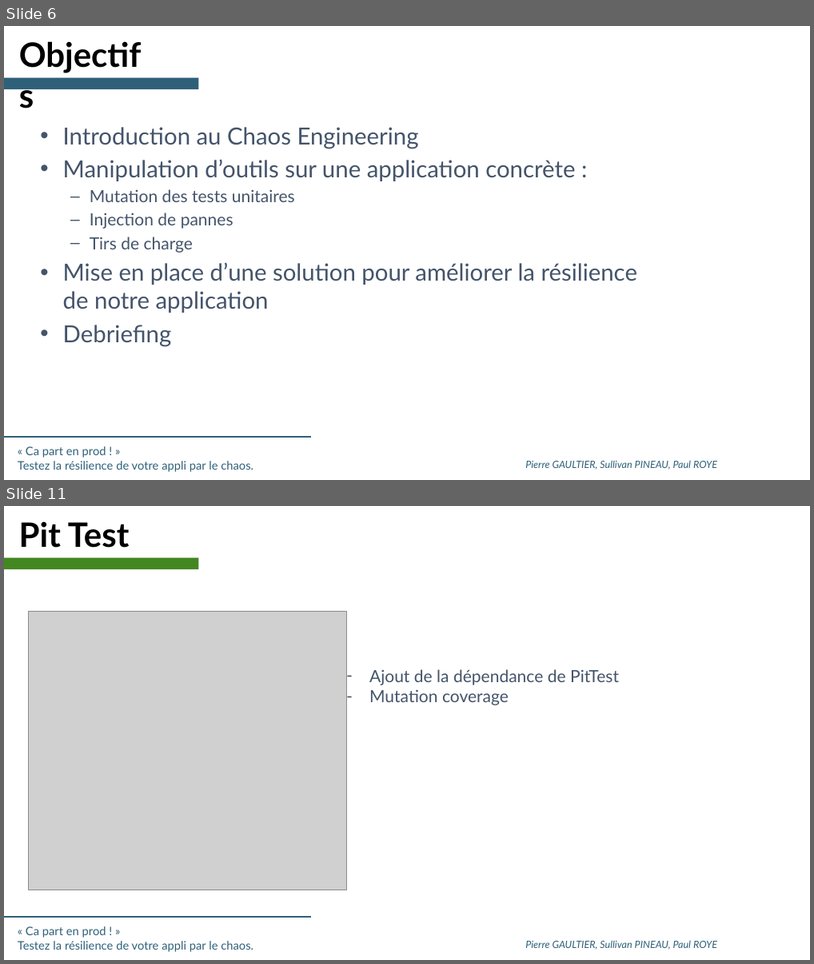
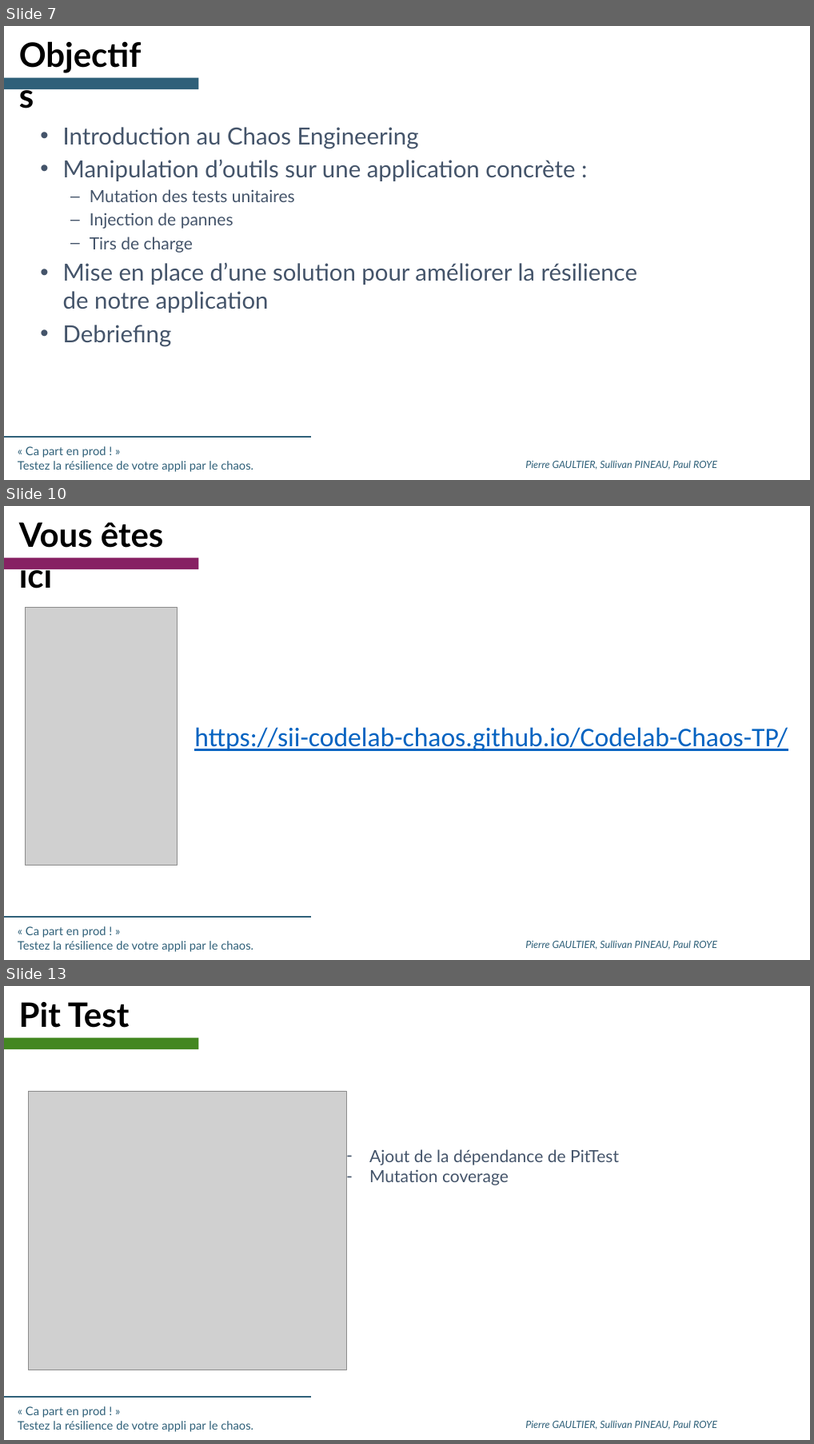
Before and after one commit to SII-Codelab-Chaos/Codelab-Chaos-TP, a slide deck: Hands-On -Chaos - SLIDES.pptx. Shown one above the other, each under a label of ours: slides 6 and 11 before the commit, slides 7, 10 and 13 after it; the slides between them are not shown. The pictures are 814x964 and 814x1444 pixels, drawn with LibreOffice and Linux fonts; fonts in the diff are those of the drawing; grey boxes stand for pictures; background and template pictures are left out. Boxes give left, top, right and bottom in pixels: in the first picture for what was removed or moved away, otherwise in the second. Text is boxed around its words. In the diff, an @@ line names an element or a change of style, - is before the commit and + after.

```diff
--- a/Hands-On -Chaos - SLIDES.pptx
+++ b/Hands-On -Chaos - SLIDES.pptx
@@ slide 10 added at [4, 506, 810, 960], background #FFFFFF; not listed: 3 template elements that a slide beside it also shows @@
@@ text added at [19, 522, 163, 594], 40 pt, text #000000, bold @@
+Vous êtes ici
@@ rectangle added at [4, 557, 198, 569], fill #872163 @@
@@ picture added at [25, 607, 177, 864] @@
@@ text added at [194, 727, 788, 751], 32 pt, text #0563C1, underline @@
+https://sii-codelab-chaos.github.io/Codelab-Chaos-TP/
@@ what was slide 6 is now slide 7 @@
@@ what was slide 11 is now slide 13 @@
```
Also in this commit, not shown: 5 slides changed, 2 other slides added, 1 slide removed.
